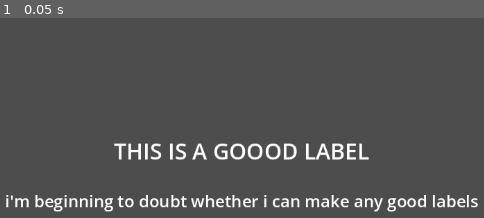
Above: before the commit, frame 1.
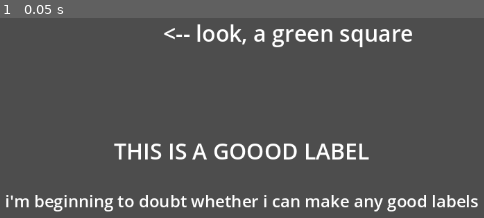
Above: after the commit, the same moment.

Repository: ericvennemeyer/gdtv_githubsampleproject
Game: Godot game, scene res://world.tscn
The game is run twice, just before and just after one commit, with the same random seed, the same clock (stepped at 60 frames per second) and the same inputs.
Inputs:
- Up to frame 1 (0.05 s): no input

The runs differ from the first frame. In frame 1, 1.7% of the frame differs, in the area x 33-86%, y 3-15%.

Commit message:
Add new label, "<-- look, a green square"

Diff:
--- a/world.tscn
+++ b/world.tscn
@@ -1,10 +1,13 @@
-[gd_scene load_steps=3 format=3 uid="uid://c4y7mvbryhf0g"]
+[gd_scene load_steps=4 format=3 uid="uid://c4y7mvbryhf0g"]
 
 [sub_resource type="LabelSettings" id="LabelSettings_uc7nt"]
 font_size = 32
 
 [sub_resource type="LabelSettings" id="LabelSettings_rkrvo"]
 font_size = 24
+
+[sub_resource type="LabelSettings" id="LabelSettings_hwy2l"]
+font_size = 32
 
 [node name="World" type="Node2D"]
 
@@ -41,3 +44,15 @@
 size_flags_horizontal = 4
 text = "i'm beginning to doubt whether i can make any good labels"
 label_settings = SubResource("LabelSettings_rkrvo")
+
+[node name="Label2" type="Label" parent="CanvasLayer"]
+anchors_preset = 1
+anchor_left = 1.0
+anchor_right = 1.0
+offset_left = -689.0
+offset_top = 132.0
+offset_right = -328.0
+offset_bottom = 177.0
+grow_horizontal = 0
+text = "<-- look, a green square"
+label_settings = SubResource("LabelSettings_hwy2l")
